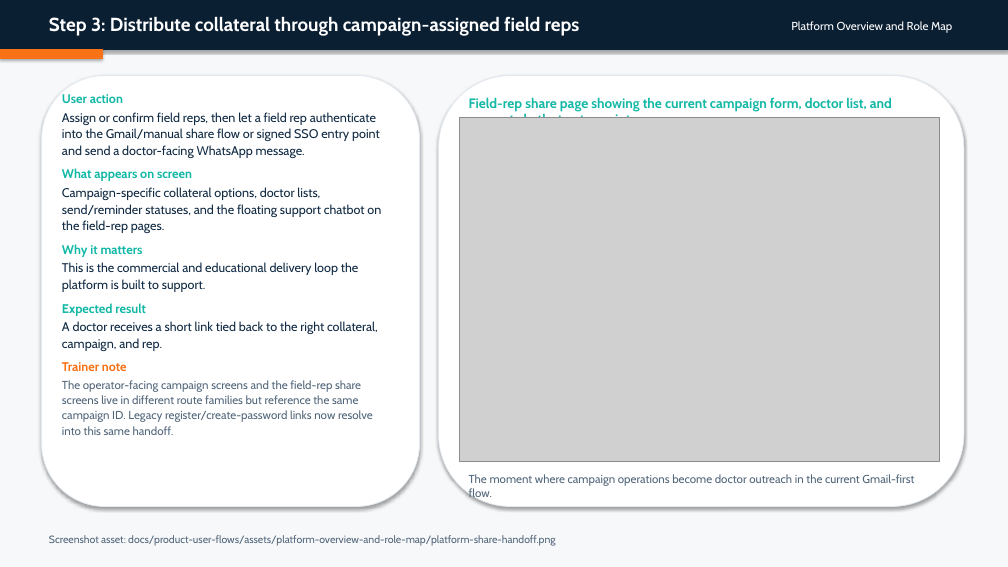
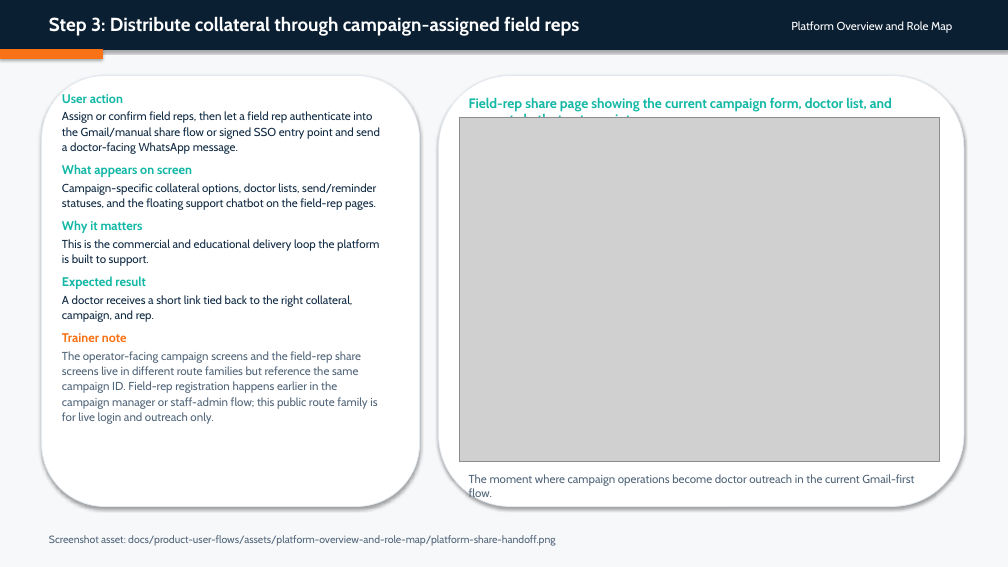
Before and after one commit to admin-masters/inclinic-education-system, a slide deck: slide 6 of output/doc/user-flow-decks/01-platform-overview-and-role-map.pptx. Drawn at 1008x567 pixels with LibreOffice and Linux fonts; fonts in the diff are those of the drawing; grey boxes stand for pictures. Boxes give left, top, right and bottom in pixels: in the first picture for what was removed or moved away, otherwise in the second. Text is boxed around its words. In the diff, an @@ line names an element or a change of style, - is before the commit and + after.

Commit message:
simplify field rep login and doctor addition docs

```diff
--- a/output/doc/user-flow-decks/01-platform-overview-and-role-map.pptx
+++ b/output/doc/user-flow-decks/01-platform-overview-and-role-map.pptx
@@ text at [62, 111, 380, 322]: size 12 to 11 pt in "Assign or confirm field reps, then let ...", "Campaign-specific collateral options, doctor lists, send/rem ...", "This is the commercial and educational delivery ...", "A doctor receives a short link tied ..." @@
@@ text at [62, 351, 377, 424]: text changed @@
-The operator-facing campaign screens and the field-rep share screens live in different route families but reference the same campaign ID. Legacy register/create-password links now resolve into this same handoff.
+The operator-facing campaign screens and the field-rep share screens live in different route families but reference the same campaign ID. Field-rep registration happens earlier in the campaign manager or staff-admin flow; this public route family is for live login and outreach only.
```
Also in this commit, not shown: 2 other slides changed, 23 other files.
